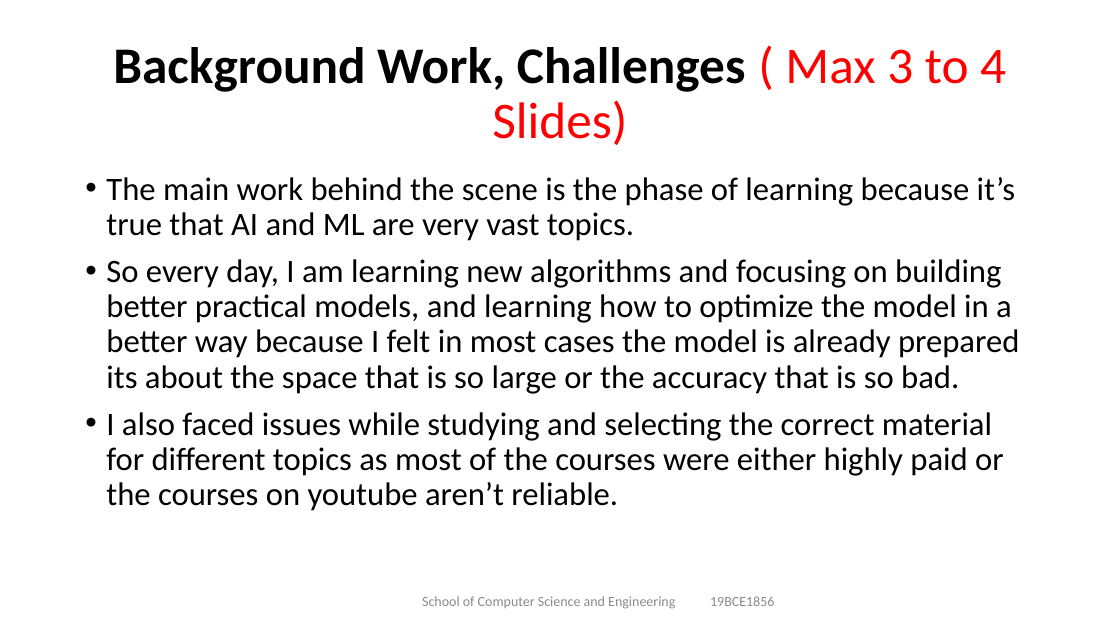
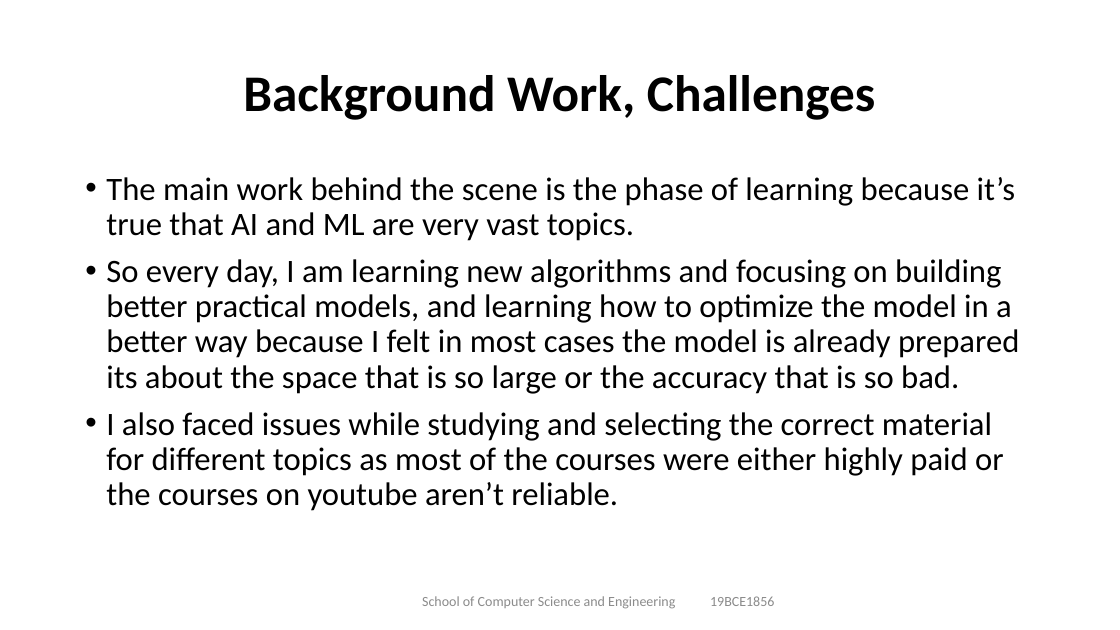
Before and after one commit to tusharmaurya267/E-commerce-Research-paper, a slide deck: slide 6 of CAPSTONE PROJECT REVIEW 1 PPT.pptx. Drawn at 1120x630 pixels with LibreOffice and Linux fonts; fonts in the diff are those of the drawing. Boxes give left, top, right and bottom in pixels: in the first picture for what was removed or moved away, otherwise in the second. Text is boxed around its words. In the diff, an @@ line names an element or a change of style, - is before the commit and + after.

```diff
--- a/CAPSTONE PROJECT REVIEW 1 PPT.pptx
+++ b/CAPSTONE PROJECT REVIEW 1 PPT.pptx
@@ title at <box>243,75,876,120</box>: text changed @@
-Background Work, Challenges ( Max 3 to 4 Slides)
+Background Work, Challenges
```
Also in this commit, not shown: 7 other slides changed, 5 slides added, 1 slide removed, 1 other file.
